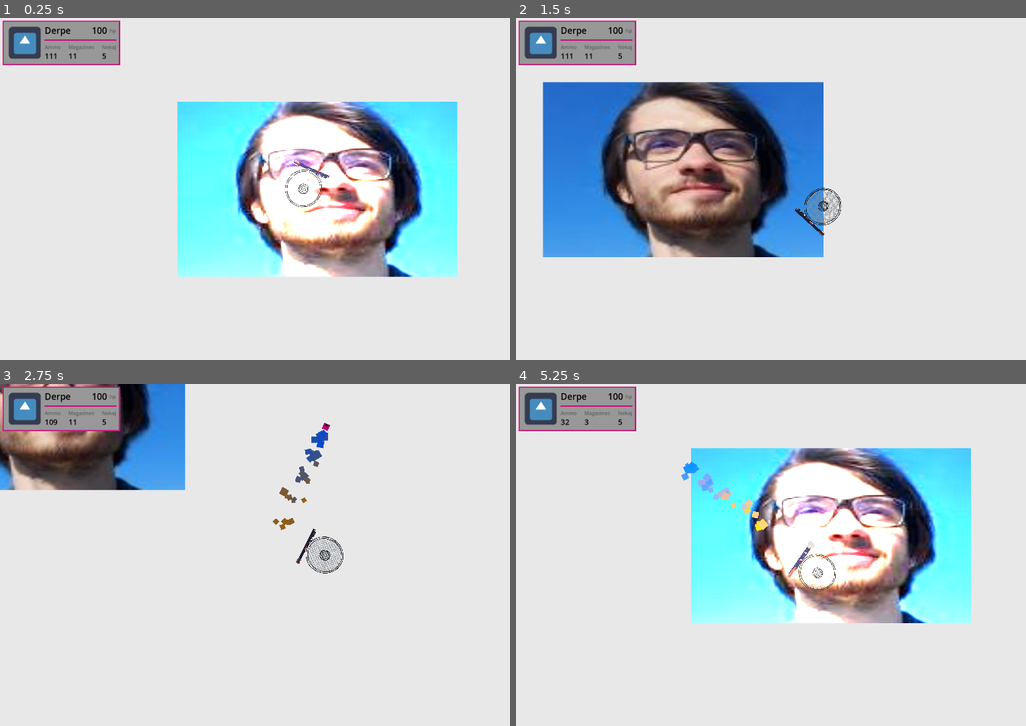
Above: before the commit, frames 1-4 (two rows, left to right).
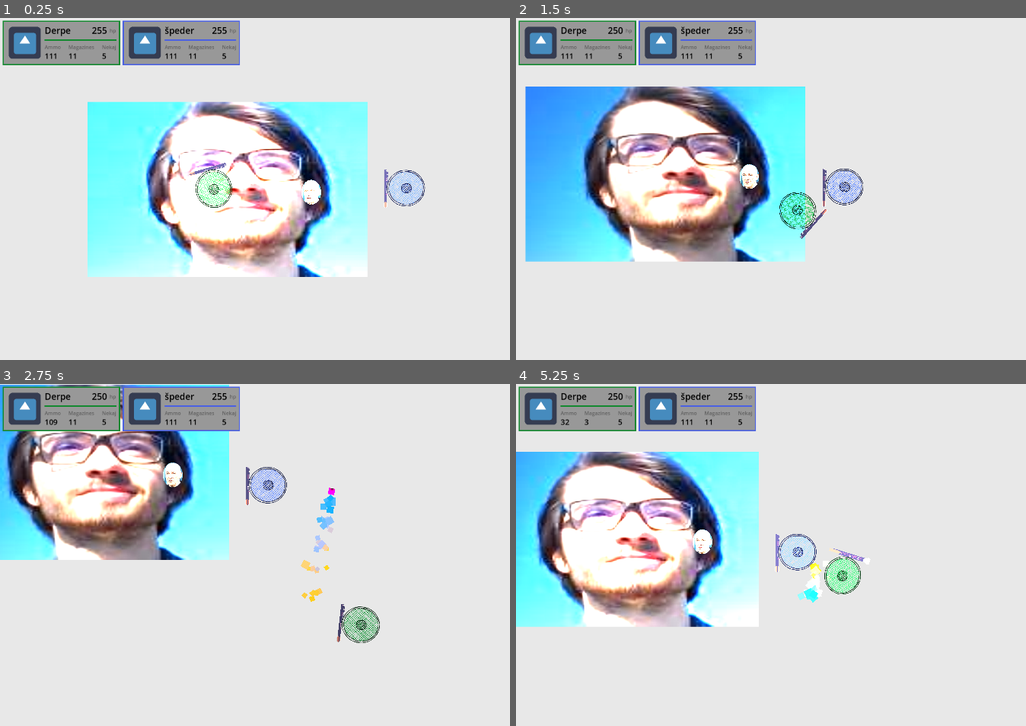
Above: after the commit, the same moments.

Repository: LanVukusic/GameX
Game: Godot game, scene res://TEST.tscn
Two runs of this game, one before a commit and one after it. Both use one fixed random seed, a clock stepped at 60 frames per second and the inputs below. The engine's default icon, where the game draws it, is replaced by a stand-in: a white triangle on a blue panel in a dark square.
Inputs (mouse positions are in pixels of both pictures, inside the frame that each line leads up to):
- Up to frame 1 (0.25 s): no input
- Up to frame 2 (1.5 s): tap Enter at 0.5 s; move the mouse to (954, 171) at 0.52 s; hold Right (ui_right) 0.53-1.28 s; hold Tab (CheckTree) 0.53-1.28 s; move the mouse to (699, 206) at 1.27 s; hold Down (ui_down) from 1.28 s (still down); tap L (Lamp) at 1.35 s
- Up to frame 3 (2.75 s): move the mouse to (367, 479) at 2.02 s; release Down (ui_down) at 2.03 s; press the mouse at (367, 479) at 2.03 s; hold Right (ui_right) from 2.03 s (still down)
- Up to frame 4 (5.25 s): move the mouse to (791, 623) at 2.77 s; release Right (ui_right) at 2.78 s; release the mouse at (791, 623) at 2.78 s; hold Up (ui_up) 2.78-3.53 s; tap 1 (WeaponSwitch) at 2.85 s; move the mouse to (1000, 606) at 3.52 s; hold Tab (CheckTree) 3.53-4.28 s; hold Left (ui_left) 3.53-5.03 s; move the mouse to (638, 503) at 4.27 s; tap L (Lamp) at 4.35 s; move the mouse to (852, 555) at 5.02 s; press the mouse at (852, 555) at 5.03 s; hold Down (ui_down) from 5.03 s (still down)

The runs differ from the first frame. In frame 1, 39% of the frame differs, in the area x 0-90%, y 0-76%; in frame 2, 34%; in frame 3, 22%; in frame 4, 38%.

Commit message:
fixed health ui, made resources local to the scene

Diff:
--- a/Godot/Entities/Player/Player.gd
+++ b/Godot/Entities/Player/Player.gd
@@ -3,9 +3,9 @@
 
 @export_category("DEBUG AND DEV")
 @export var DEBUG_EnemyTest: Node2D
+var multiplayerId: int
 
 @export_category("Movement config")
-@export var multiplayerId: int = 0
 @export var color: Color
 
 
@@ -35,17 +35,24 @@
 	$PointLight2D.enabled = !$PointLight2D.enabled
 
 func conn(col: Color, _name: String):
+	print("joined")
 	color = col
 	$ModulatableSprite.modulate = col
+	self.name = _name
 
-# Called when the node enters the scene tree for the first time.
-func _ready() -> void:
+
+func _init() -> void:
 	moveVec.connect(set_input_direction)
 	lookVec.connect(set_look_direction)
 	lamp.connect(toggle_lamp)
 	joined.connect(conn)
+
+# Called when the node enters the scene tree for the first time.
+func _ready() -> void:
+	# stats = GeneralStats.new() # v razmislek
 	stats.death.connect(_on_death)
 	stats.heal(stats.max_health)
+	pass
 
 # Called every frame. 'delta' is the elapsed time since the previous frame.
 func _physics_process(_delta: float) -> void:
@@ -58,9 +65,9 @@
 
 func _on_hurt_box_area_entered(area: Area2D) -> void:
 	if area.owner.is_in_group("Enemy"):
-		print("Collided")
+		print("Collided", name)
 		var areaDamage = 5
-		stats.health -= areaDamage
+		stats.take_damage(areaDamage)
 	pass # Replace with function body.
 
 func _on_death() -> void:
--- a/Godot/Entities/Player/PlayerDevNode.gd
+++ b/Godot/Entities/Player/PlayerDevNode.gd
@@ -4,19 +4,26 @@
 var player: Player
 
 @export_category("THIS IS AN OVERRIDE FOR NETWORKED CONTROLLS")
+@export var disable_controlls: bool = false
+
 @export var player_name: String
 @export var color: Color
 @export var uIManager: UIManager
+@export var peerId:int
 
 func _ready() -> void:
 	player = get_parent()
-	uIManager.init_UIPlayerNode(player, 0)
+	uIManager.init_UIPlayerNode(player, peerId)
 	player.joined.emit(color, player_name)
 	player.weapon_manager.update_ui()
+	print(player.name)
+	print(color, player_name)
 
 
 # Called every frame. 'delta' is the elapsed time since the previous frame.
 func _physics_process(_delta: float) -> void:
+	if disable_controlls:
+		return
 	# looking
 	var look_dir = get_global_mouse_position() - global_position
 	player.lookVec.emit(look_dir)
@@ -27,6 +34,8 @@
 
 # button events
 func _input(event: InputEvent) -> void:
+	if disable_controlls:
+		return
 	if event.is_action_pressed("Shoot"):
 		player.weapon_manager.current_weapon.shoot_pressed.emit()
 
--- a/Godot/Entities/Player/PlayerResource.tres
+++ b/Godot/Entities/Player/PlayerResource.tres
@@ -3,6 +3,7 @@
 [ext_resource type="Script" path="res://CustomResourcesTemplates/stats.gd" id="1_37687"]
 
 [resource]
+resource_local_to_scene = true
 script = ExtResource("1_37687")
 max_health = 255
 move_speed = 300
--- /dev/null
+++ b/Godot/PlayerStatsResource.gd
@@ -0,0 +1,6 @@
+extends Resource
+class_name PlayerStats
+
+@export_category("GeneralStats")
+@export var hp: int
+@export var movement_speed: int
--- a/Godot/TEST.tscn
+++ b/Godot/TEST.tscn
@@ -7,10 +7,18 @@
 [ext_resource type="PackedScene" uid="uid://cj6py650hlmmx" path="res://UI/UiManager.tscn" id="5_164ts"]
 [ext_resource type="Script" path="res://CustomResourcesTemplates/stats.gd" id="6_cuhn2"]
 [ext_resource type="Script" path="res://Entities/Player/PlayerDevNode.gd" id="6_ogjir"]
+[ext_resource type="PackedScene" uid="uid://c87u2t2spvcmv" path="res://Enemies/Zergling.tscn" id="8_4gdji"]
 
-[sub_resource type="Resource" id="Resource_yemla"]
+[sub_resource type="Resource" id="Resource_hprkm"]
+resource_local_to_scene = true
 script = ExtResource("6_cuhn2")
-max_health = 100
+max_health = 255
+move_speed = 300
+
+[sub_resource type="Resource" id="Resource_456e6"]
+resource_local_to_scene = true
+script = ExtResource("6_cuhn2")
+max_health = 255
 move_speed = 300
 
 [node name="Test" type="Node2D"]
@@ -33,10 +41,26 @@
 
 [node name="Player" parent="." instance=ExtResource("5_3rete")]
 position = Vector2(-9, -12)
-stats = SubResource("Resource_yemla")
+stats = SubResource("Resource_hprkm")
 
 [node name="PlayerDevNode" type="Node2D" parent="Player" node_paths=PackedStringArray("uIManager")]
 script = ExtResource("6_ogjir")
 player_name = "Derpe"
-color = Color(0.775889, 0.109635, 0.499125, 1)
+color = Color(0.078991, 0.538643, 0.19221, 1)
 uIManager = NodePath("../../UiManager")
+peerId = 19
+
+[node name="Player2" parent="." instance=ExtResource("5_3rete")]
+position = Vector2(273, -13)
+stats = SubResource("Resource_456e6")
+
+[node name="PlayerDevNode" type="Node2D" parent="Player2" node_paths=PackedStringArray("uIManager")]
+script = ExtResource("6_ogjir")
+disable_controlls = true
+player_name = "špeder"
+color = Color(0.295452, 0.383488, 0.886746, 1)
+uIManager = NodePath("../../UiManager")
+peerId = 22
+
+[node name="Zergling" parent="." instance=ExtResource("8_4gdji")]
+position = Vector2(134, -7)
--- a/Godot/UI/UiManager.gd
+++ b/Godot/UI/UiManager.gd
@@ -17,6 +17,7 @@
 	PlayerUINode.connect_singals()
 	uiRoot.add_child(PlayerUINode)
 	nodesToIds[peerId] = PlayerUINode
+	print("initing playyer ", player.name, " with id ", peerId)
 
 func remove_UIPlayerNode(peerId: int):
 	nodesToIds[peerId].queue_free()
--- a/Godot/Weapons/ranged_weapons/Good_gun/Good_gun.tres
+++ b/Godot/Weapons/ranged_weapons/Good_gun/Good_gun.tres
@@ -3,6 +3,7 @@
 [ext_resource type="Script" path="res://CustomResourcesTemplates/weapon_resource.gd" id="1_t3svt"]
 
 [resource]
+resource_local_to_scene = true
 script = ExtResource("1_t3svt")
 name = "Good_gun"
 current_mags = 11
--- a/Godot/Weapons/ranged_weapons/Jansa_gun/jansa_gun.tres
+++ b/Godot/Weapons/ranged_weapons/Jansa_gun/jansa_gun.tres
@@ -3,6 +3,7 @@
 [ext_resource type="Script" path="res://CustomResourcesTemplates/weapon_resource.gd" id="1_c2kmi"]
 
 [resource]
+resource_local_to_scene = true
 script = ExtResource("1_c2kmi")
 name = "Jansa Gun"
 current_mags = 2
--- a/Godot/Weapons/ranged_weapons/Shit_gun/Shit_gun.tres
+++ b/Godot/Weapons/ranged_weapons/Shit_gun/Shit_gun.tres
@@ -3,6 +3,7 @@
 [ext_resource type="Script" path="res://CustomResourcesTemplates/weapon_resource.gd" id="1_8nx3p"]
 
 [resource]
+resource_local_to_scene = true
 script = ExtResource("1_8nx3p")
 name = "Shit_gun"
 current_mags = 3
Not shown: 1 places in Godot/TEST.tscn that only renumber resources
Not shown, changed: Controller_web/src/WebsocketLogic.ts
Not shown, changed: Controller_web/tsconfig.app.tsbuildinfo
